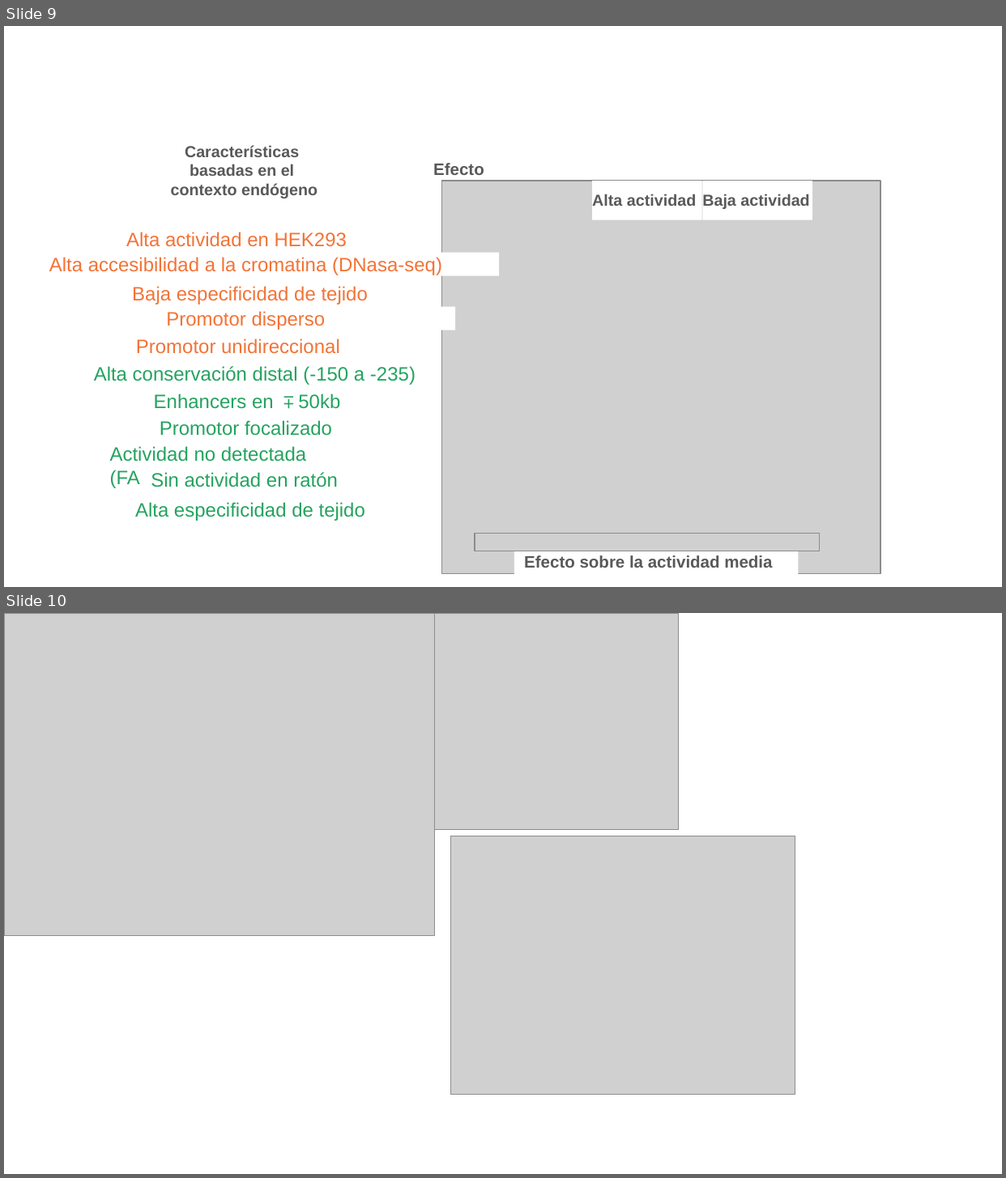
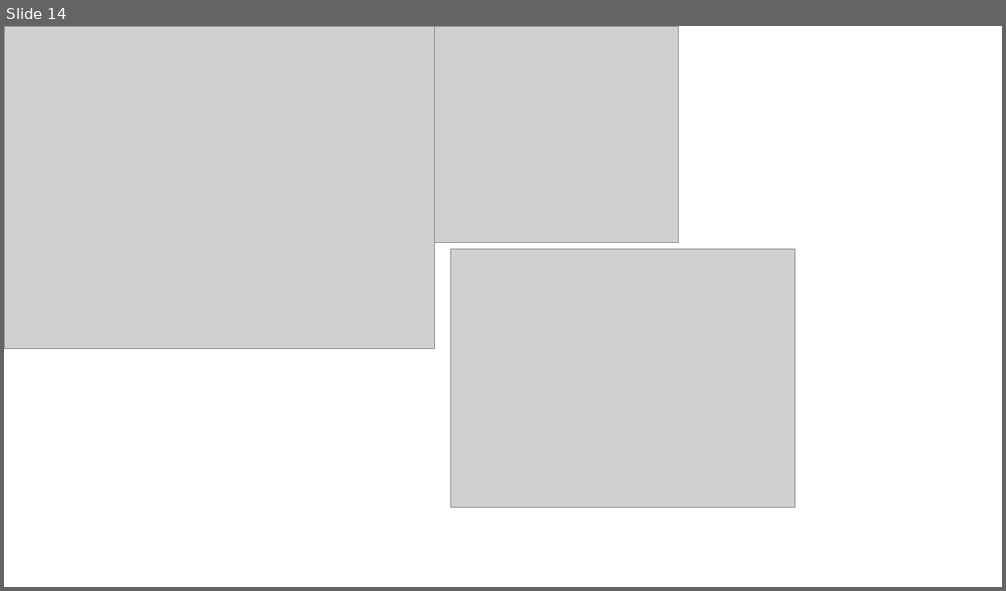
Before and after one commit to martin-iungman/TesisDoc, a slide deck: docs/Fig R2.pptx. Shown one above the other, each under a label of ours: slides 9 and 10 before the commit, slide 14 after it. The pictures are 1006x1178 and 1006x591 pixels, drawn with LibreOffice and Linux fonts; fonts in the diff are those of the drawing; grey boxes stand for pictures. Boxes give left, top, right and bottom in pixels: in the first picture for what was removed or moved away, otherwise in the second. Text is boxed around its words. In the diff, an @@ line names an element or a change of style, - is before the commit and + after.

```diff
--- a/docs/Fig R2.pptx
+++ b/docs/Fig R2.pptx
@@ slide 9 removed at bbox=[4, 26, 1002, 587], background #FFFFFF @@
@@ text removed at bbox=[171, 145, 317, 199] @@
-Características
-basadas en el
-contexto endógeno
@@ text removed at bbox=[433, 163, 484, 175] @@
-Efecto
@@ picture removed at bbox=[441, 181, 880, 574] @@
@@ rectangle removed at bbox=[593, 181, 702, 220] @@
-Alta actividad
@@ rectangle removed at bbox=[702, 181, 812, 220] @@
-Baja actividad
@@ text removed at bbox=[126, 232, 347, 247] @@
-Alta actividad en HEK293
@@ text removed at bbox=[49, 257, 442, 276] @@
-Alta accesibilidad a la cromatina (DNasa-seq)
@@ text removed at bbox=[132, 286, 368, 305] @@
-Baja especificidad de tejido
@@ text removed at bbox=[166, 311, 326, 330] @@
-Promotor disperso
@@ text removed at bbox=[136, 339, 340, 354] @@
-Promotor unidireccional
@@ text removed at bbox=[94, 366, 415, 385] @@
-Alta conservación distal (-150 a -235)
@@ text removed at bbox=[154, 394, 340, 409] @@
-Enhancers en ∓50kb
@@ text removed at bbox=[160, 420, 332, 436] @@
-Promotor focalizado
@@ text removed at bbox=[110, 446, 306, 489] @@
-Actividad no detectada (FANTOM5)
@@ text removed at bbox=[151, 472, 338, 488] @@
-Sin actividad en ratón
@@ text removed at bbox=[135, 502, 365, 521] @@
-Alta especificidad de tejido
@@ picture removed at bbox=[475, 534, 820, 552] @@
@@ rectangle removed at bbox=[514, 551, 799, 581] @@
-Efecto sobre la actividad media
@@ what was slide 10 is now slide 14 @@
```
Also in this commit, not shown: 1 slide changed, 5 slides added, 38 other files.
